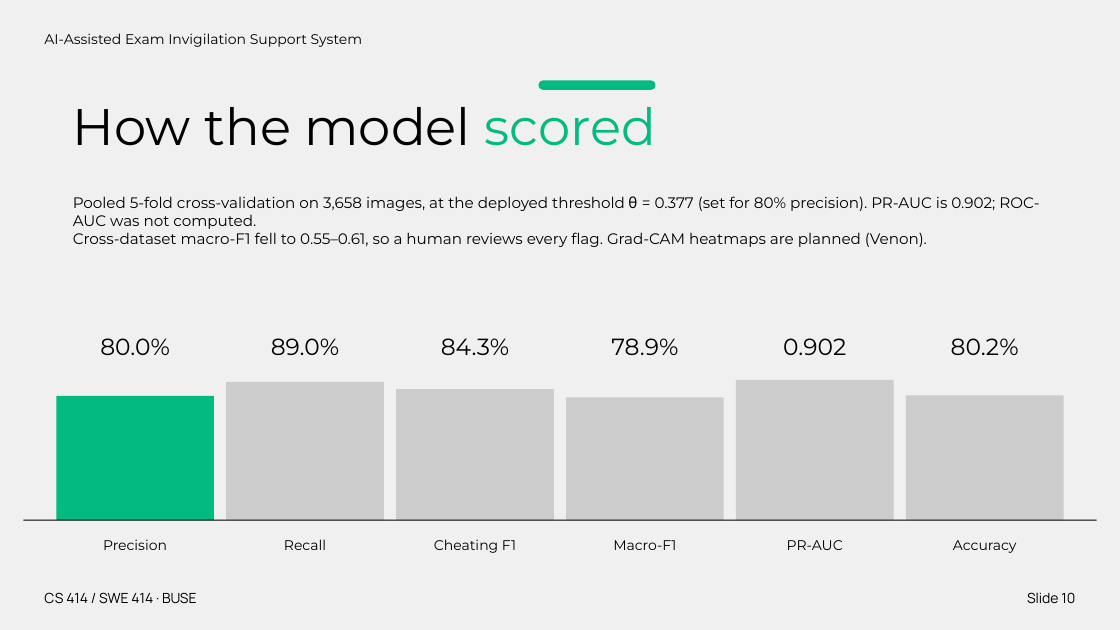
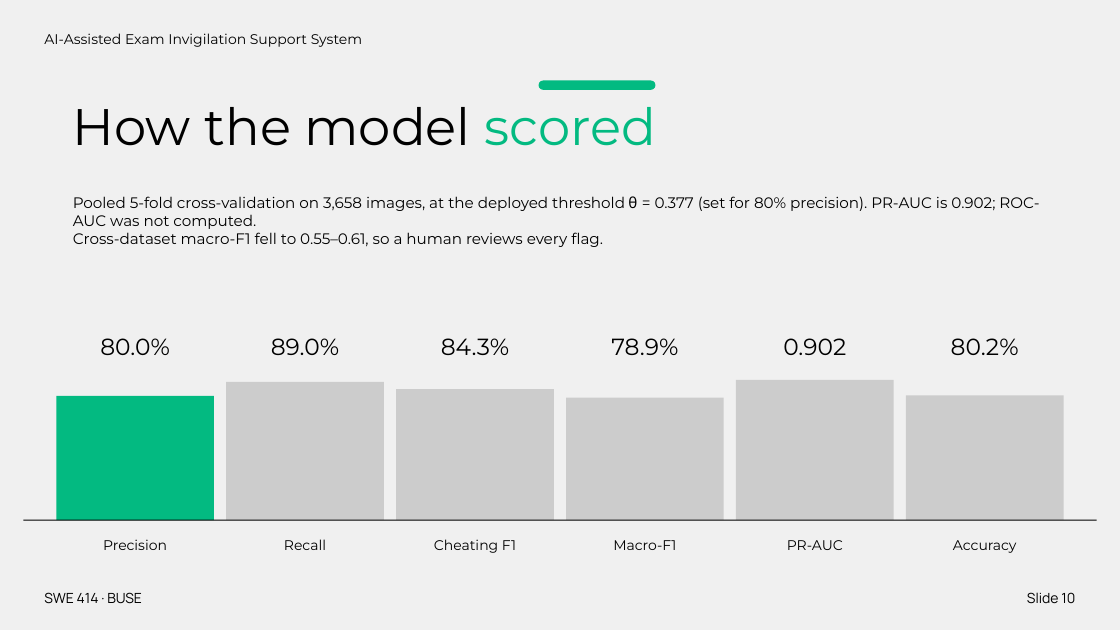
Before and after one commit to sehmaluva/invigilation_system, a slide deck: slide 10 of ai-exam-invigilation.pptx. Drawn at 1120x630 pixels with LibreOffice and Linux fonts; fonts in the diff are those of the drawing. Boxes give left, top, right and bottom in pixels: in the first picture for what was removed or moved away, otherwise in the second. Text is boxed around its words. In the diff, an @@ line names an element or a change of style, - is before the commit and + after.

```diff
--- a/ai-exam-invigilation.pptx
+++ b/ai-exam-invigilation.pptx
@@ text at (73,232,603,247): text changed @@
-Cross-dataset macro-F1 fell to 0.55–0.61, so a human reviews every flag. Grad-CAM heatmaps are planned (Venon).
+Cross-dataset macro-F1 fell to 0.55–0.61, so a human reviews every flag.
@@ text at (44,592,142,604): text changed @@
-CS 414 / SWE 414 · BUSE
+SWE 414 · BUSE
```
Also in this commit, not shown: 11 other slides changed, 1 slide removed, 1 other file.
